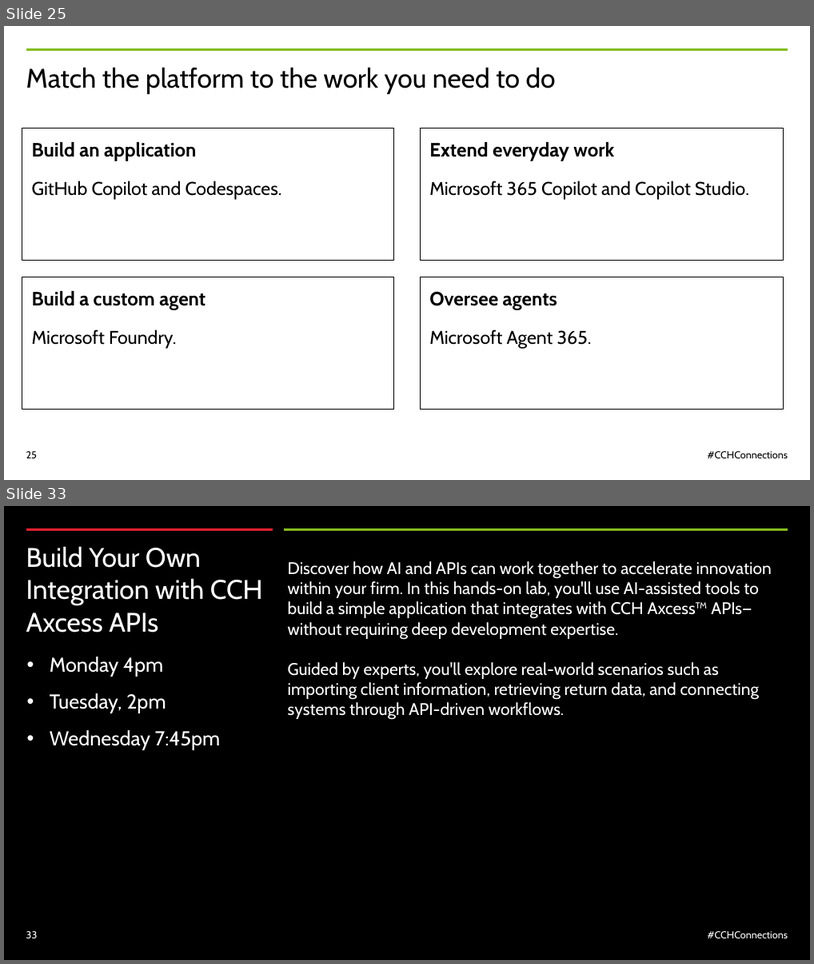
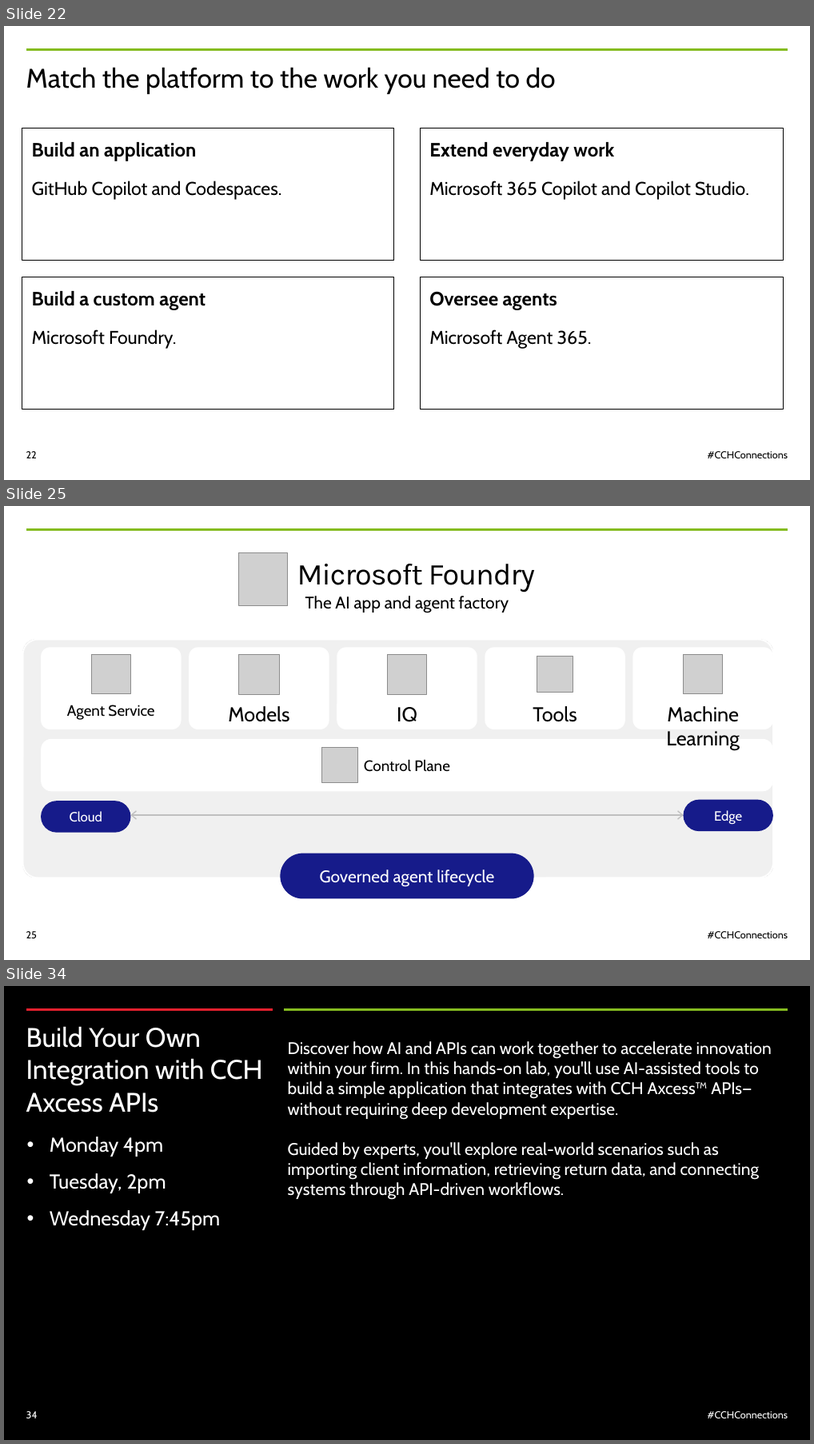
Before and after one commit to nathandyck/wk-tax-api, a slide deck: presentation/CCH-Connections-2026-WK-template.pptx. Shown one above the other, each under a label of ours: slides 25 and 33 before the commit, slides 22, 25 and 34 after it; the slides between them are not shown. The pictures are 814x964 and 814x1444 pixels, drawn with LibreOffice and Linux fonts; fonts in the diff are those of the drawing; grey boxes stand for pictures. Boxes give left, top, right and bottom in pixels: in the first picture for what was removed or moved away, otherwise in the second. Text is boxed around its words. In the diff, an @@ line names an element or a change of style, - is before the commit and + after.

```diff
--- a/presentation/CCH-Connections-2026-WK-template.pptx
+++ b/presentation/CCH-Connections-2026-WK-template.pptx
@@ slide 25 added at box(4, 506, 810, 960), background #FFFFFF; not listed: 1 template element that a slide beside it also shows @@
@@ picture added at box(239, 553, 288, 606) @@
@@ text added at box(298, 564, 535, 592), 36 pt, text #000000 @@
+Microsoft Foundry
@@ text added at box(306, 596, 509, 613), 20 pt, text #000000 @@
+The AI app and agent factory
@@ rounded rectangle added at box(22, 639, 774, 877), fill #D9D9D9 at 40% opacity, outline #FFFFFF 2 pt @@
@@ rounded rectangle added at box(41, 647, 182, 729), fill #FFFFFF, 18 pt, text #000000 @@
+Agent Service
@@ rounded rectangle added at box(189, 647, 330, 729), fill #FFFFFF, 24 pt, text #000000 @@
+Models
@@ rounded rectangle added at box(338, 647, 478, 729), fill #FFFFFF, 24 pt, text #000000 @@
+IQ
@@ rounded rectangle added at box(485, 647, 626, 729), fill #FFFFFF, 24 pt, text #000000 @@
+Tools
@@ rounded rectangle added at box(633, 647, 774, 729), fill #FFFFFF, 24 pt, text #000000 @@
+Machine Learning
@@ picture added at box(91, 654, 130, 693) @@
@@ picture added at box(239, 654, 279, 694) @@
@@ picture added at box(387, 654, 427, 694) @@
@@ picture added at box(538, 656, 574, 692) @@
@@ picture added at box(684, 654, 723, 693) @@
@@ rounded rectangle added at box(41, 739, 774, 792), fill #FFFFFF, 18 pt, text #000000 @@
+Control Plane
@@ picture added at box(322, 748, 358, 783) @@
@@ rounded rectangle added at box(41, 800, 131, 832), fill #161B8A, 16 pt, text #FFFFFF @@
+Cloud
@@ freeform shape added at box(131, 815, 684, 836), outline #BFBFBF 1.5 pt @@
@@ rounded rectangle added at box(684, 800, 774, 831), fill #161B8A, 16 pt, text #FFFFFF @@
+Edge
@@ rounded rectangle added at box(281, 853, 534, 899), fill #161B8A, 20 pt, text #FFFFFF @@
+Governed agent lifecycle
@@ page number added at box(26, 931, 37, 938), 12 pt, text #000000 @@
+25
@@ text added at box(708, 931, 788, 938), 12 pt, text #000000 @@
+#CCHConnections
@@ what was slide 25 is now slide 22 @@
@@ page number at box(26, 451, 37, 458): text changed @@
-25
+22
@@ what was slide 33 is now slide 34 @@
@@ page number at box(26, 1411, 38, 1418): text changed @@
-33
+34
```
Also in this commit, not shown: 5 slides changed, 9 other slides added, 13 slides removed.
